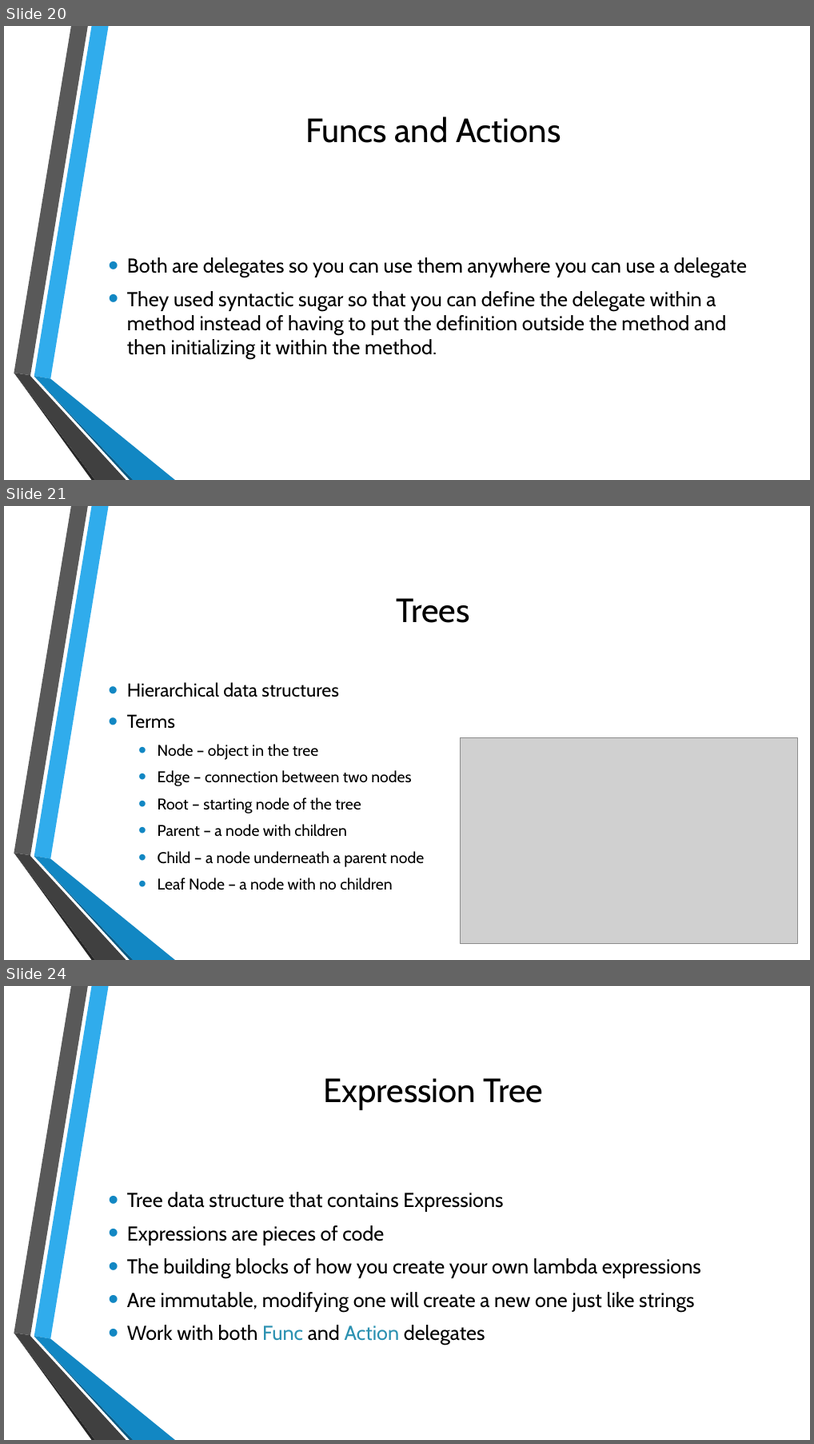
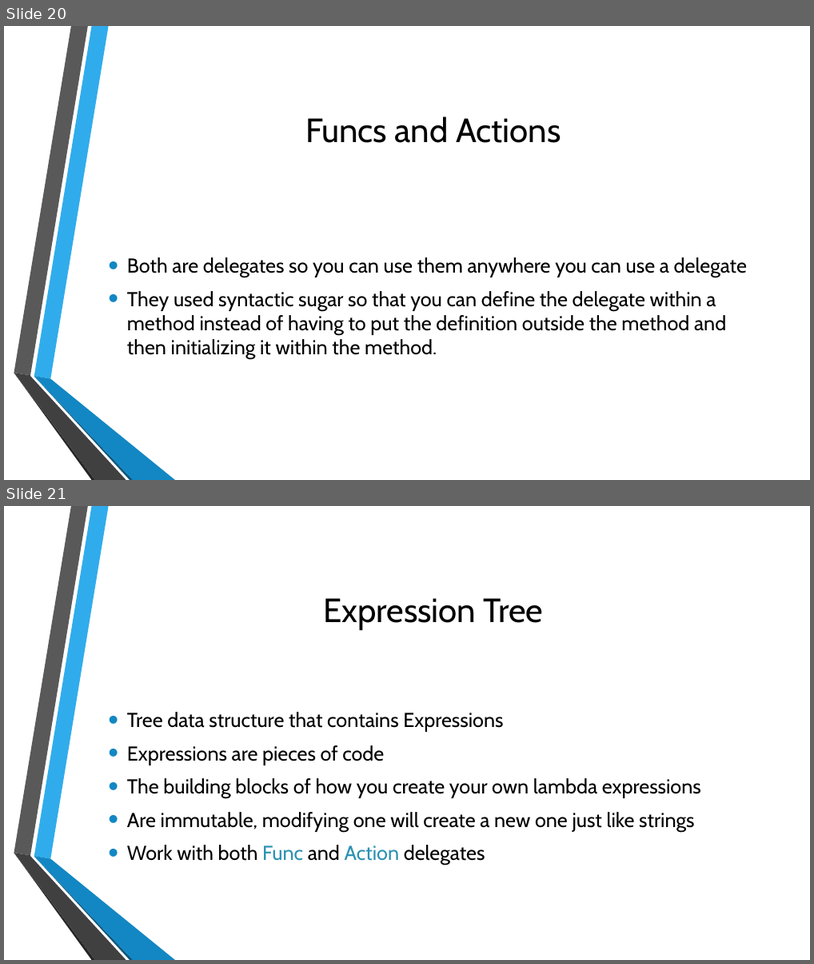
Before and after one commit to korz/SecretsOfLinq, a slide deck: The Secrets of LINQ.pptx. Shown one above the other, each under a label of ours: slides 20, 21 and 24 before the commit, slides 20 and 21 after it; the slides between them are not shown. The pictures are 814x1444 and 814x964 pixels, drawn with LibreOffice and Linux fonts; fonts in the diff are those of the drawing; grey boxes stand for pictures; background and template pictures are left out. Boxes give left, top, right and bottom in pixels: in the first picture for what was removed or moved away, otherwise in the second. Text is boxed around its words. In the diff, an @@ line names an element or a change of style, - is before the commit and + after.

```diff
--- a/The Secrets of LINQ.pptx
+++ b/The Secrets of LINQ.pptx
@@ slide 21 removed at (4, 506, 810, 960), background picture (left out); not listed: 6 template elements that a slide beside it also shows @@
@@ title removed at (397, 598, 470, 623) @@
-Trees
@@ text removed at (127, 682, 424, 890) @@
-• Hierarchical data structures
-• Terms
-  • Node – object in the tree
-  • Edge – connection between two nodes
-  • Root – starting node of the tree
-  • Parent – a node with children
-  • Child – a node underneath a parent node
-  • Leaf Node – a node with no children
@@ picture removed at (461, 738, 798, 944) @@
@@ what was slide 24 is now slide 21 @@
```
Also in this commit, not shown: 1 slide changed, 2 other slides removed, 38 other files.
